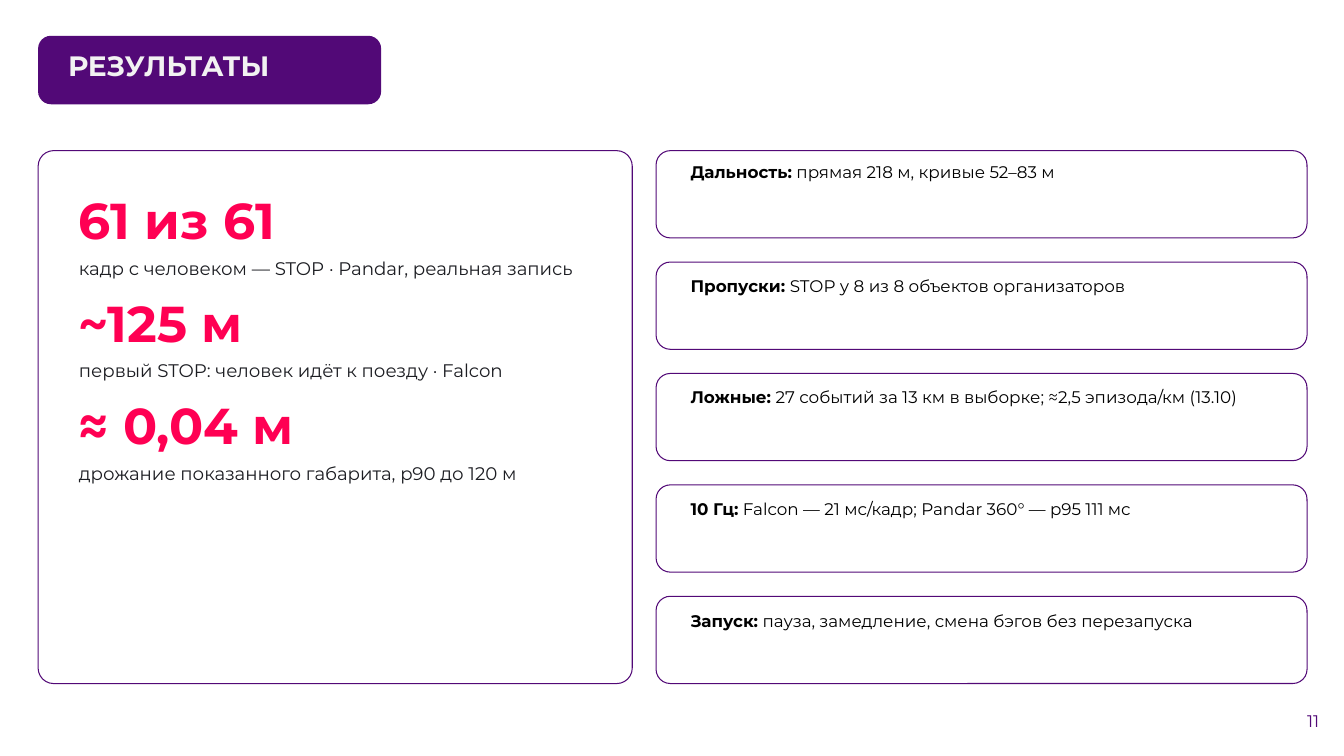
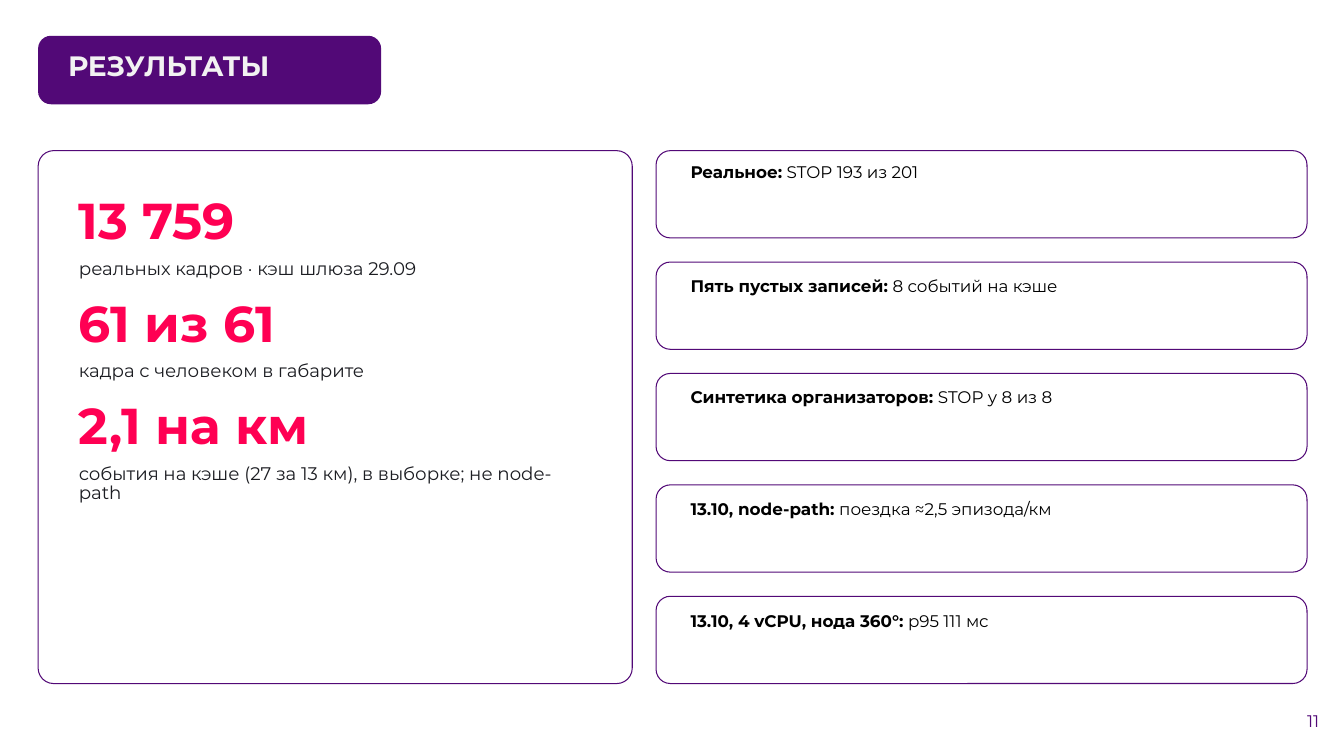
Before and after one commit to pmixay/ReSense, a slide deck: slide 11 of docs/presentation/ReSense_LCT2026.pptx. Drawn at 1344x756 pixels with LibreOffice and Linux fonts; fonts in the diff are those of the drawing; background and template pictures are left out. Boxes give left, top, right and bottom in pixels: in the first picture for what was removed or moved away, otherwise in the second. Text is boxed around its words. In the diff, an @@ line names an element or a change of style, - is before the commit and + after.

```diff
--- a/docs/presentation/ReSense_LCT2026.pptx
+++ b/docs/presentation/ReSense_LCT2026.pptx
@@ text at (691, 166, 919, 178): text changed @@
-Дальность: прямая 218 м, кривые 52–83 м
+Реальное: STOP 193 из 201
@@ text at (79, 203, 416, 279): paragraphs added @@
+13 759
+реальных кадров · кэш шлюза 29.09
@@ text at (691, 279, 1058, 296): text changed; bold on @@
-Пропуски: STOP у 8 из 8 объектов организаторов
+Пять пустых записей: 8 событий на кэше
@@ text at (79, 306, 275, 343): more space between paragraphs @@
@@ text at (79, 363, 551, 503): text changed @@
-кадр с человеком — STOP · Pandar, реальная запись
-~125 м
-первый STOP: человек идёт к поезду · Falcon
-≈ 0,04 м
-дрожание показанного габарита, p90 до 120 м
+кадра с человеком в габарите
+2,1 на км
+события на кэше (27 за 13 км), в выборке; не node-path
@@ text at (691, 391, 1053, 407): text changed; bold on @@
-Ложные: 27 событий за 13 км в выборке; ≈2,5 эпизода/км (13.10)
+Синтетика организаторов: STOP у 8 из 8
@@ text at (691, 501, 1052, 519): text changed @@
-10 Гц: Falcon — 21 мс/кадр; Pandar 360° — p95 111 мс
+13.10, node-path: поездка ≈2,5 эпизода/км
@@ text at (691, 615, 989, 631): text changed; bold on @@
-Запуск: пауза, замедление, смена бэгов без перезапуска
+13.10, 4 vCPU, нода 360°: p95 111 мс
```
Also in this commit, not shown: 9 other slides changed, 31 other files.
